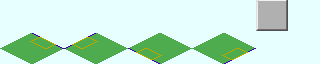
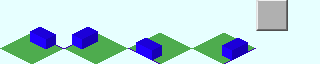
Layered file, before and after one edit (320x64). Changes by layer:
painted on "Simple_Station_Base.png" over (x1=30, y1=27, x2=248, y2=60)
